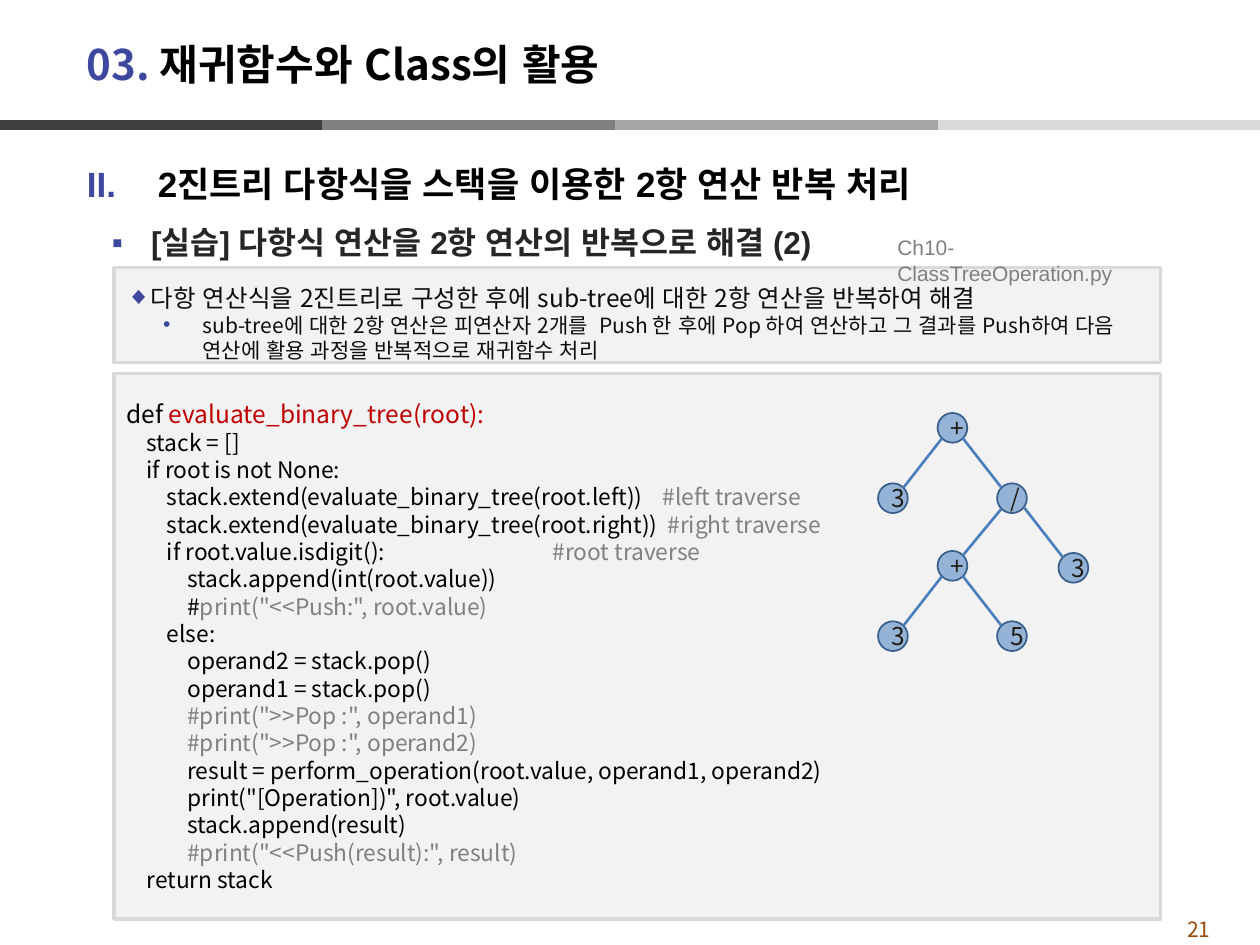
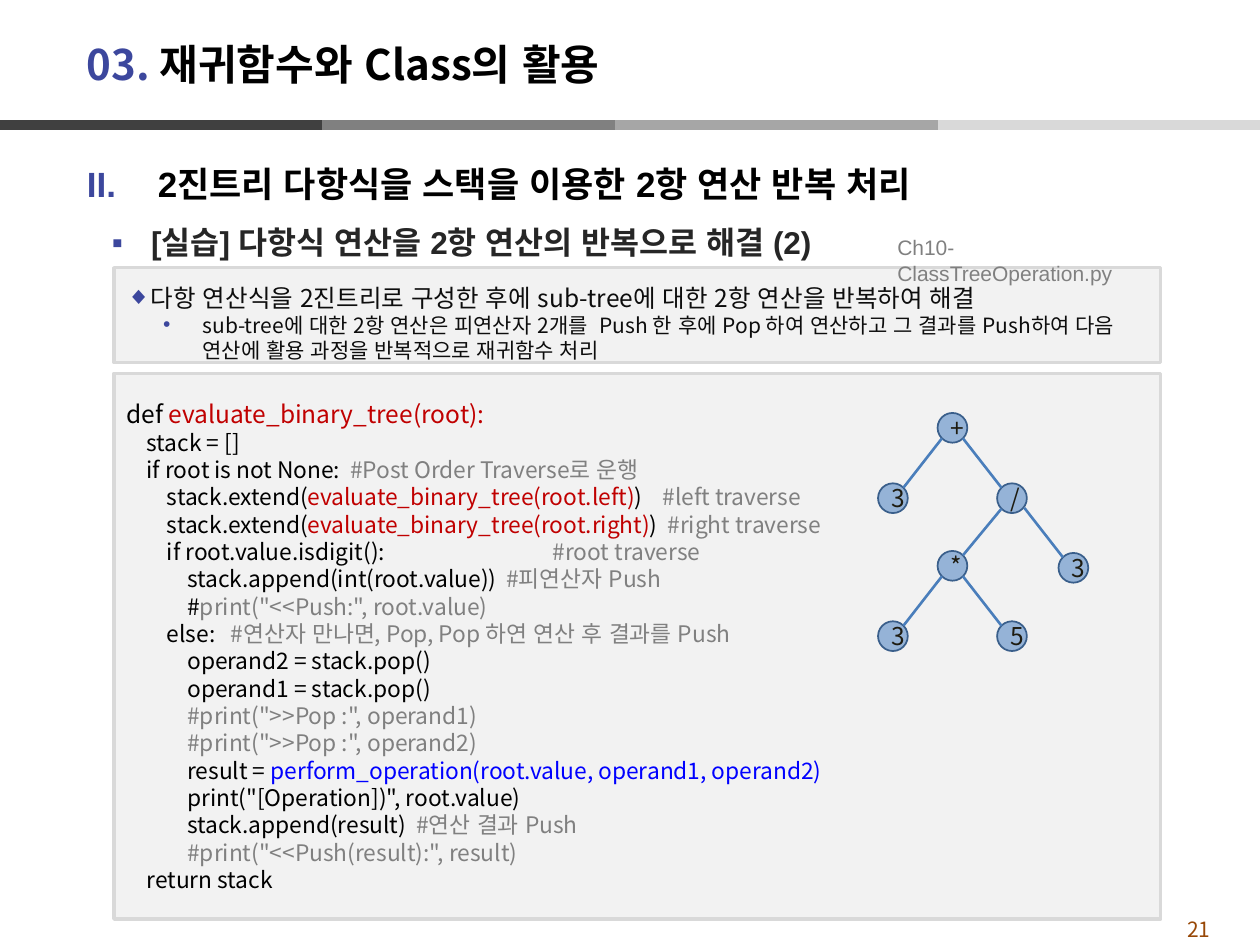
Before and after one commit to dndxor/BCPy, a slide deck: slide 21 of Ch10-재귀함수활용_Class.pptx. Drawn at 1260x945 pixels with LibreOffice and Linux fonts; fonts in the diff are those of the drawing. Boxes give left, top, right and bottom in pixels: in the first picture for what was removed or moved away, otherwise in the second. Text is boxed around its words. In the diff, an @@ line names an element or a change of style, - is before the commit and + after.

```diff
--- a/Ch10-재귀함수활용_Class.pptx
+++ b/Ch10-재귀함수활용_Class.pptx
@@ text in rectangle at [147, 459, 639, 480]: text changed; text colour #000000 to #808080 @@
-if root is not None:
+if root is not None: #Post Order Traverse로 운행
@@ text in rectangle at [167, 486, 822, 785]: text colour #000000 to #C00000 in "stack.extend(evaluate_binary_tree(root.left))", "stack.extend(evaluate_binary_tree(root.right))"; text colour #000000 to #0000FF in "perform_operation(root.value, operand1, operand2)" @@
@@ text in rectangle at [187, 565, 662, 593]: text changed @@
-stack.append(int(root.value))
+stack.append(int(root.value)) #피연산자 Push
@@ text in ellipse at [937, 551, 968, 581]: text changed @@
-+
+*
@@ text in rectangle at [167, 619, 731, 647]: text changed; text colour #000000 to #808080 @@
-else:
+else: #연산자 만나면, Pop, Pop 하연 연산 후 결과를 Push
@@ text in rectangle at [187, 811, 578, 839]: text changed @@
-stack.append(result)
+stack.append(result) #연산 결과 Push
```
Also in this commit, not shown: 10 other slides changed, 42 other files.
